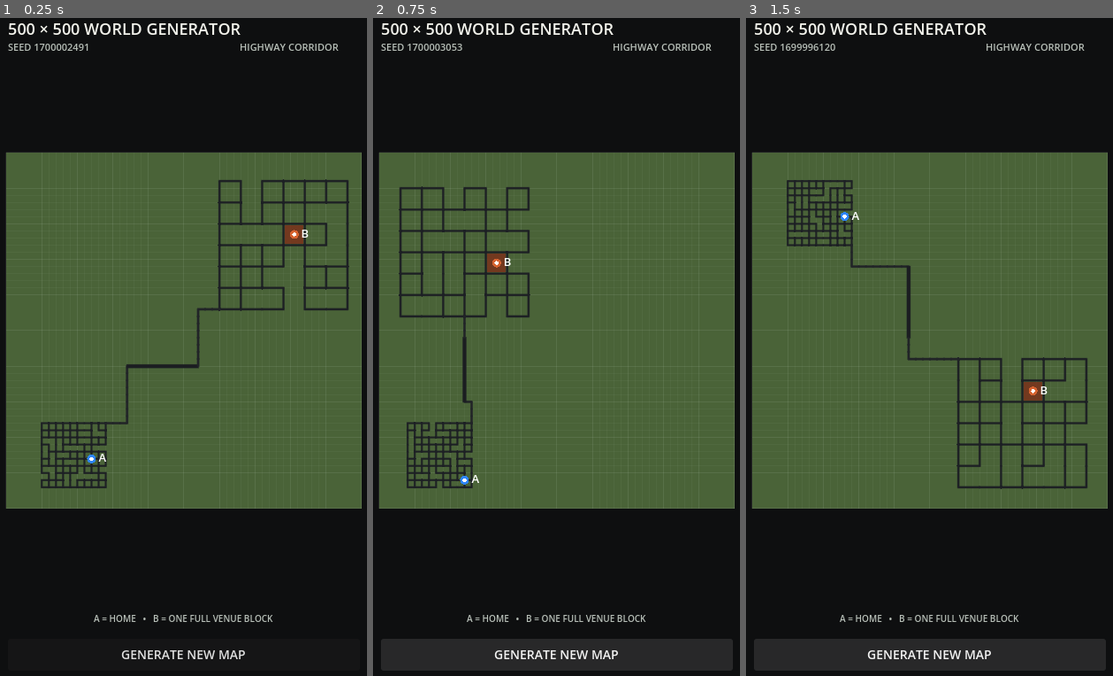
Above: before the commit, frames 1-3 (left to right).
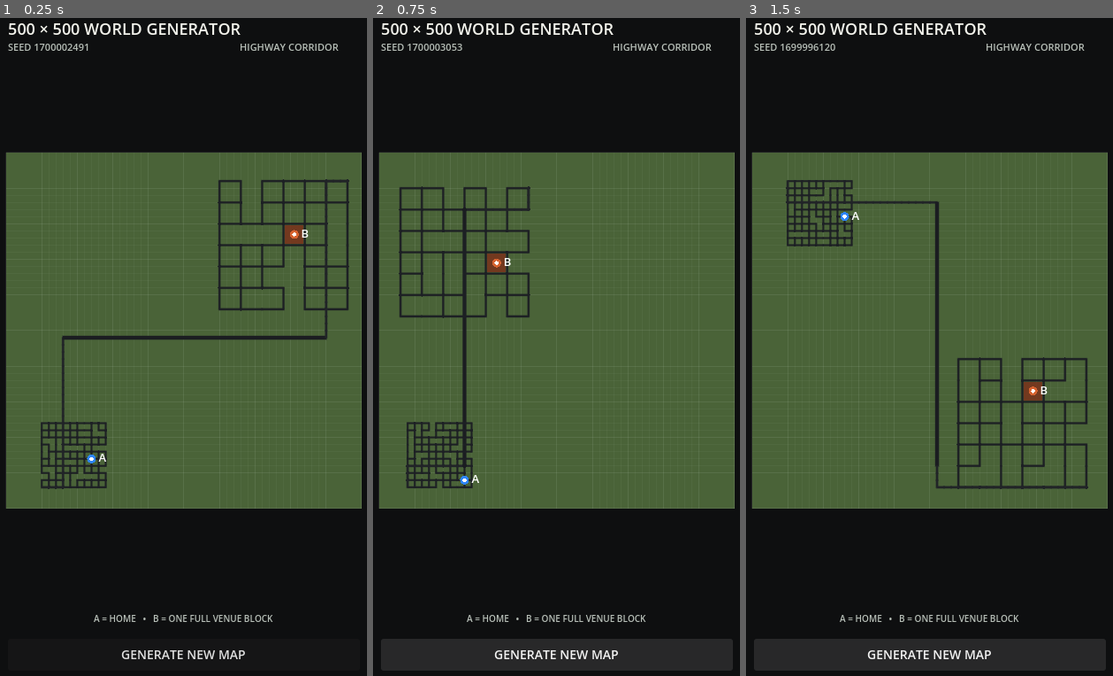
Above: after the commit, the same moments.

Repository: patrickcallahancomedy/comedian
Game: Godot game, scene res://scenes/drive/grid_world_prototype.tscn
Two runs of this game, one before a commit and one after it. Both use one fixed random seed, a clock stepped at 60 frames per second and the inputs below. This scene is started directly instead of the project's main scene.
Inputs:
- Up to frame 1 (0.25 s): no input
- Up to frame 2 (0.75 s): click "GENERATE NEW MAP" at 0.5 s
- Up to frame 3 (1.5 s): click "GENERATE NEW MAP" at 1.25 s

The runs differ from the first frame. In frame 1, 0.9% of the frame differs, in the area x 13-96%, y 24-72%; in frame 2, 0.2%; in frame 3, 0.8%.

Commit message:
Bias highway toward farthest district edges

Diff:
--- a/godot/scripts/drive/grid_world_generator.gd
+++ b/godot/scripts/drive/grid_world_generator.gd
@@ -145,18 +145,13 @@
 	_choose_home()
 	_choose_venue_block()
 
-	neighborhood_gateway = _closest_boundary_node(
+	var farthest_gateways: Dictionary = _farthest_boundary_pair(
 		neighborhood_grid,
-		venue_block.get_center()
-	)
-	city_gateway = _closest_boundary_node(
-		city_grid,
-		Vector2i(nodes[home_node])
-	)
-
-	gateway_distance = Vector2(nodes[neighborhood_gateway]).distance_to(
-		Vector2(nodes[city_gateway])
-	)
+		city_grid
+	)
+	neighborhood_gateway = int(farthest_gateways["neighborhood"])
+	city_gateway = int(farthest_gateways["city"])
+	gateway_distance = float(farthest_gateways["distance"])
 
 	uses_highway = gateway_distance >= HIGHWAY_MIN_GATEWAY_DISTANCE
 
@@ -542,17 +537,46 @@
 	return best
 
 
-func _closest_boundary_node(
-	grid: Array,
-	target: Vector2i
-) -> int:
-	var rows := grid.size()
+func _farthest_boundary_pair(
+	first_grid: Array,
+	second_grid: Array
+) -> Dictionary:
+	var first_boundary: Array = _boundary_nodes(first_grid)
+	var second_boundary: Array = _boundary_nodes(second_grid)
+
+	var best_first: int = -1
+	var best_second: int = -1
+	var best_distance: float = -1.0
+
+	for first_value in first_boundary:
+		var first_id: int = int(first_value)
+		var first_position: Vector2 = Vector2(nodes[first_id])
+
+		for second_value in second_boundary:
+			var second_id: int = int(second_value)
+			var distance: float = first_position.distance_to(
+				Vector2(nodes[second_id])
+			)
+
+			if distance > best_distance:
+				best_distance = distance
+				best_first = first_id
+				best_second = second_id
+
+	return {
+		"neighborhood": best_first,
+		"city": best_second,
+		"distance": best_distance,
+	}
+
+
+func _boundary_nodes(grid: Array) -> Array:
+	var result: Array = []
+	var rows: int = grid.size()
 	if rows == 0:
-		return -1
+		return result
 
 	var columns: int = grid[0].size()
-	var best := -1
-	var best_distance := INF
 
 	for row in range(rows):
 		for column in range(columns):
@@ -566,6 +590,36 @@
 				continue
 
 			var node_id: int = int(grid[row][column])
+			if not result.has(node_id):
+				result.append(node_id)
+
+	return result
+
+
+func _closest_boundary_node(
+	grid: Array,
+	target: Vector2i
+) -> int:
+	var rows := grid.size()
+	if rows == 0:
+		return -1
+
+	var columns: int = grid[0].size()
+	var best := -1
+	var best_distance := INF
+
+	for row in range(rows):
+		for column in range(columns):
+			var on_boundary: bool = (
+				row == 0
+				or column == 0
+				or row == rows - 1
+				or column == columns - 1
+			)
+			if not on_boundary:
+				continue
+
+			var node_id: int = int(grid[row][column])
 			var distance := Vector2(nodes[node_id]).distance_to(
 				Vector2(target)
 			)
